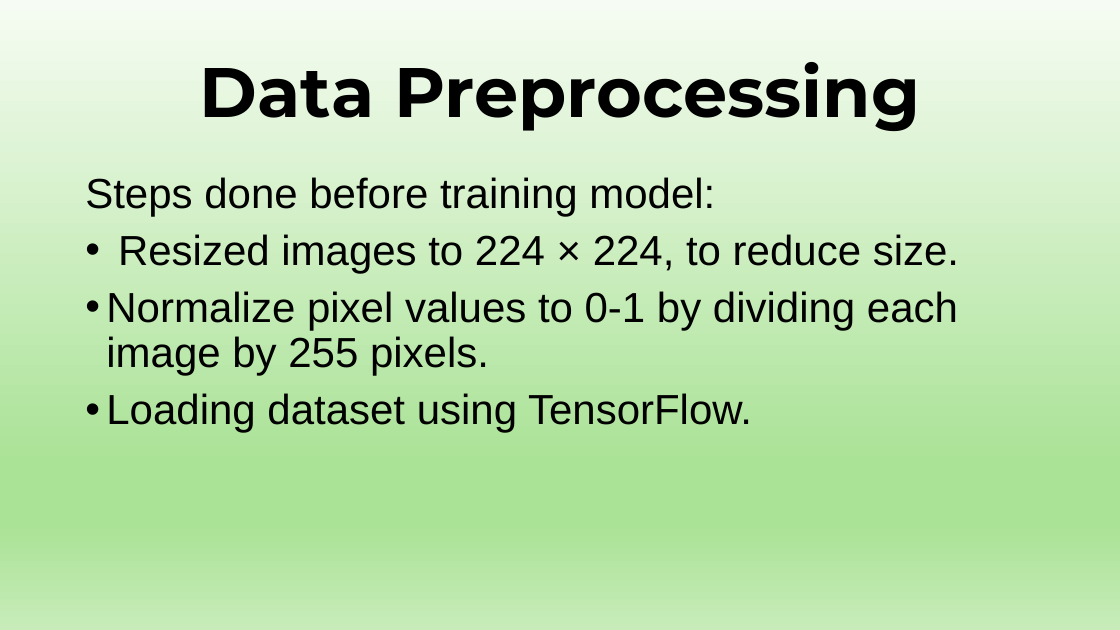
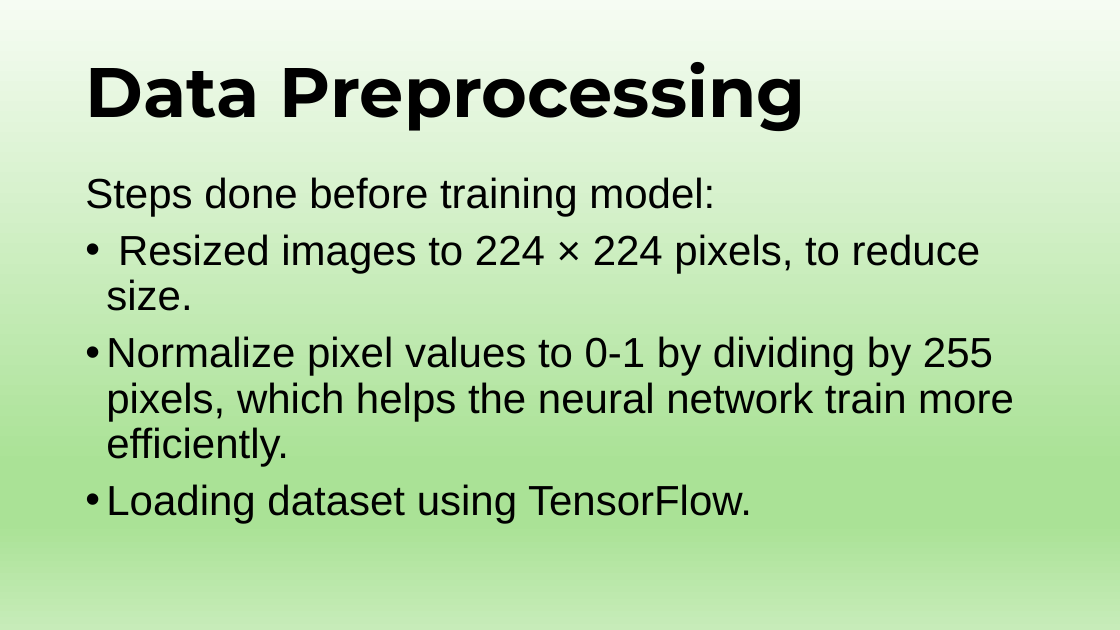
Before and after one commit to Raghavj1401/lung-cancer-cnn, a slide deck: slide 4 of ai-ppt-batch8-raghavjoshi-raghavjoshi200314@gmail.com.pptx. Drawn at 1120x630 pixels with LibreOffice and Linux fonts; fonts in the diff are those of the drawing. Boxes give left, top, right and bottom in pixels: in the first picture for what was removed or moved away, otherwise in the second. Text is boxed around its words. In the diff, an @@ line names an element or a change of style, - is before the commit and + after.

```diff
--- a/ai-ppt-batch8-raghavjoshi-raghavjoshi200314@gmail.com.pptx
+++ b/ai-ppt-batch8-raghavjoshi-raghavjoshi200314@gmail.com.pptx
@@ title "Data Preprocessing" at (85,62,806,131): alignment centre to left @@
@@ text at (106,234,1014,466): text changed @@
-• Resized images to 224 × 224, to reduce size.
-• Normalize pixel values to 0‑1 by dividing each image by 255 pixels.
+• Resized images to 224 × 224 pixels, to reduce size.
+• Normalize pixel values to 0‑1 by dividing by 255 pixels, which helps the neural network train more efficiently.
```
Also in this commit, not shown: 4 other slides changed, 1 slide added.
